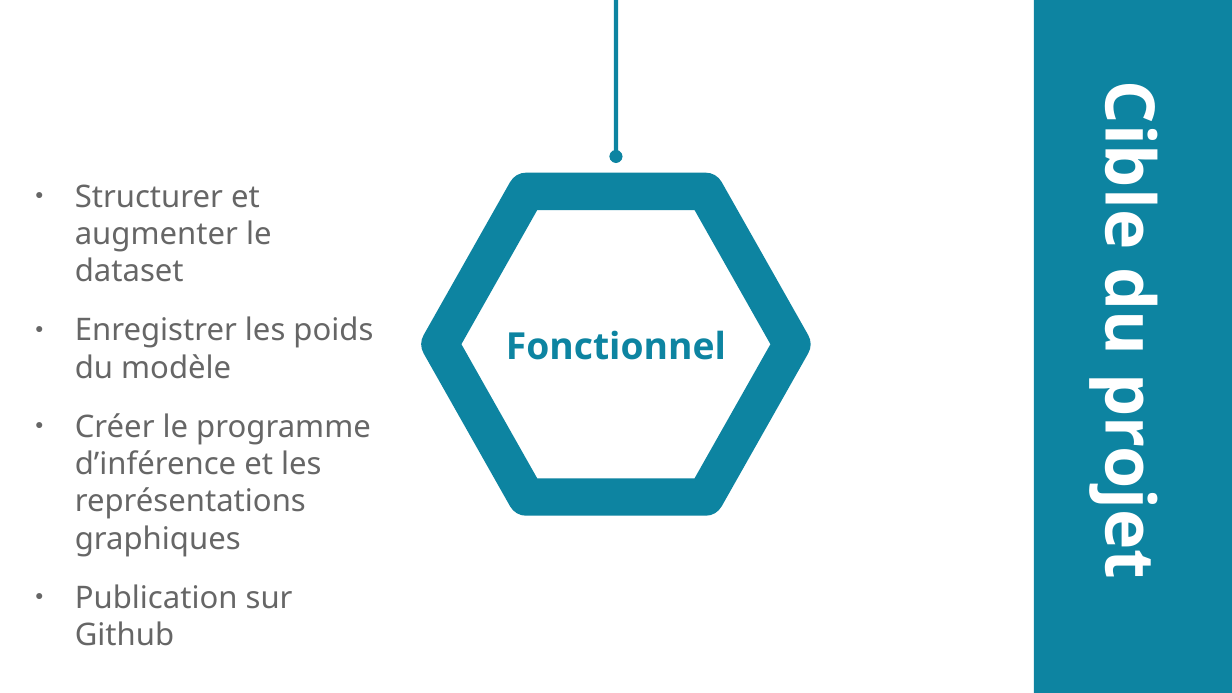
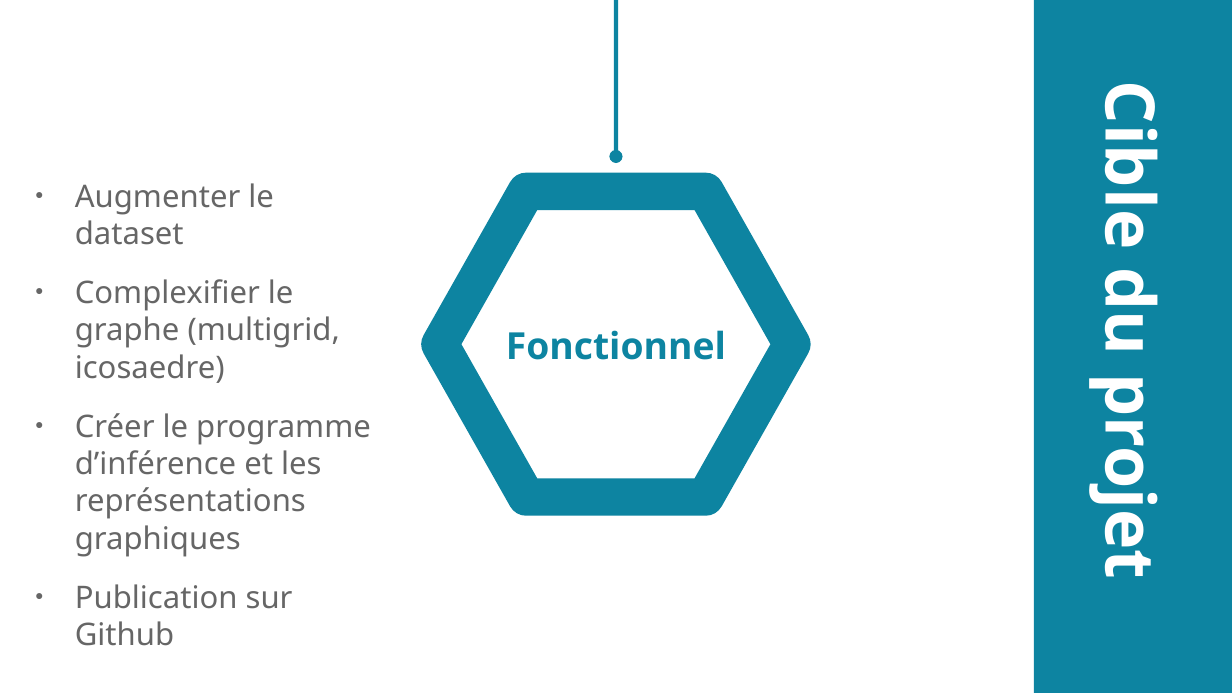
Before and after one commit to ngasnier/PIFOCast, a slide deck: slide 17 of doc/presentation fr.odp. Drawn at 1232x693 pixels with LibreOffice and Linux fonts; fonts in the diff are those of the drawing. Boxes give left, top, right and bottom in pixels: in the first picture for what was removed or moved away, otherwise in the second. Text is boxed around its words. In the diff, an @@ line names an element or a change of style, - is before the commit and + after.

```diff
--- a/doc/presentation fr.odp
+++ b/doc/presentation fr.odp
@@ text at bbox=[75, 183, 340, 383]: text changed @@
-● Structurer et augmenter le dataset
-● Enregistrer les poids du modèle
+● Augmenter le dataset
+● Complexifier le graphe (multigrid, icosaedre)
```
Also in this commit, not shown: 1 other slide changed, 22 other files.
